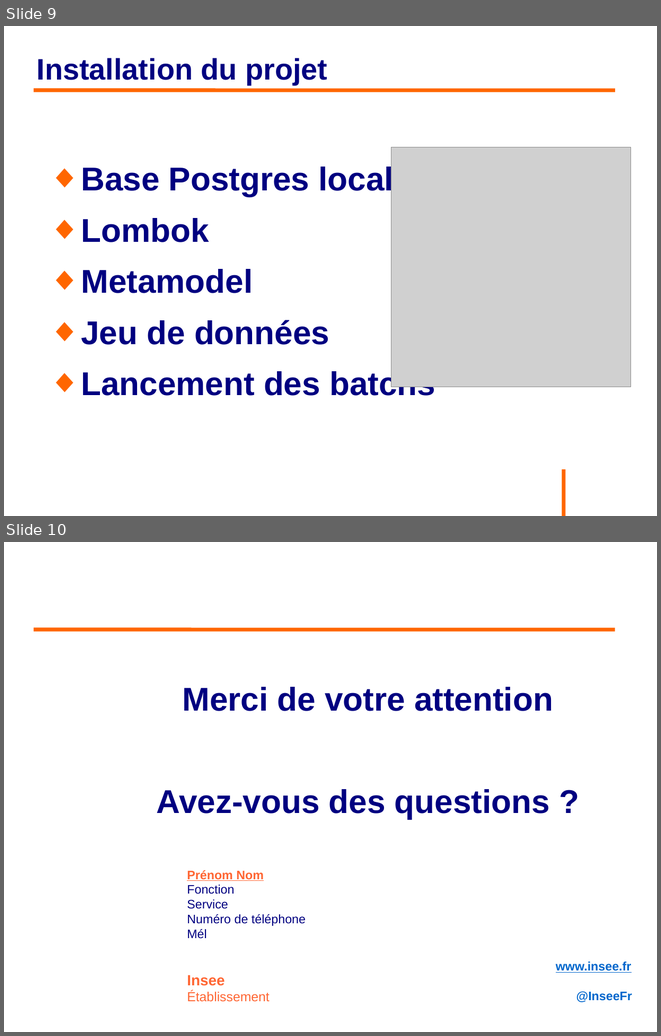
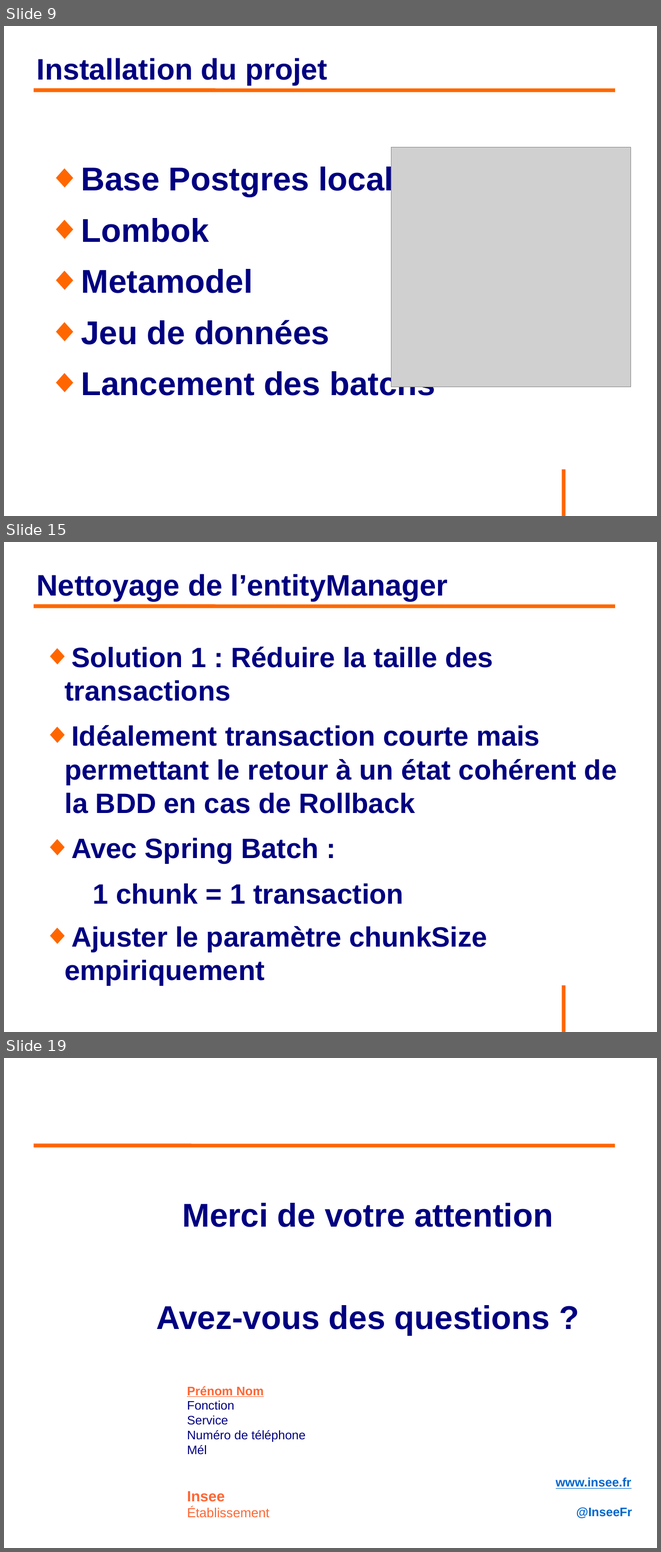
Before and after one commit to philphils/formation-hibernate-avancee, a slide deck: Documentation/diapo_formation_hibernate_avancee.odp. Shown one above the other, each under a label of ours: slides 9 and 10 before the commit, slides 9, 15 and 19 after it; the slides between them are not shown. The pictures are 661x1036 and 661x1552 pixels, drawn with LibreOffice and Linux fonts; fonts in the diff are those of the drawing; grey boxes stand for pictures; background and template pictures are left out. Boxes give left, top, right and bottom in pixels: in the first picture for what was removed or moved away, otherwise in the second. Text is boxed around its words. In the diff, an @@ line names an element or a change of style, - is before the commit and + after.

```diff
--- a/Documentation/diapo_formation_hibernate_avancee.odp
+++ b/Documentation/diapo_formation_hibernate_avancee.odp
@@ slide 15 added at [4, 542, 657, 1032], background #FFFFFF; not listed: 1 template element that a slide beside it also shows @@
@@ title added at [37, 574, 448, 601], 36 pt, text #000080, bold @@
+Nettoyage de l’entityManager
@@ line added from (34, 606) to (616, 606), #FF6600 4.54 pt @@
@@ text added at [64, 646, 617, 986], 34 pt, text #000080, bold @@
+◆ Solution 1 : Réduire la taille des transactions
+◆ Idéalement transaction courte mais permettant le retour à un état cohérent de la BDD en cas de Rollback
+◆ Avec Spring Batch :
+  1 chunk = 1 transaction
+◆ Ajuster le paramètre chunkSize empiriquement
@@ what was slide 10 is now slide 19 @@
```
Also in this commit, not shown: 8 other slides added.
